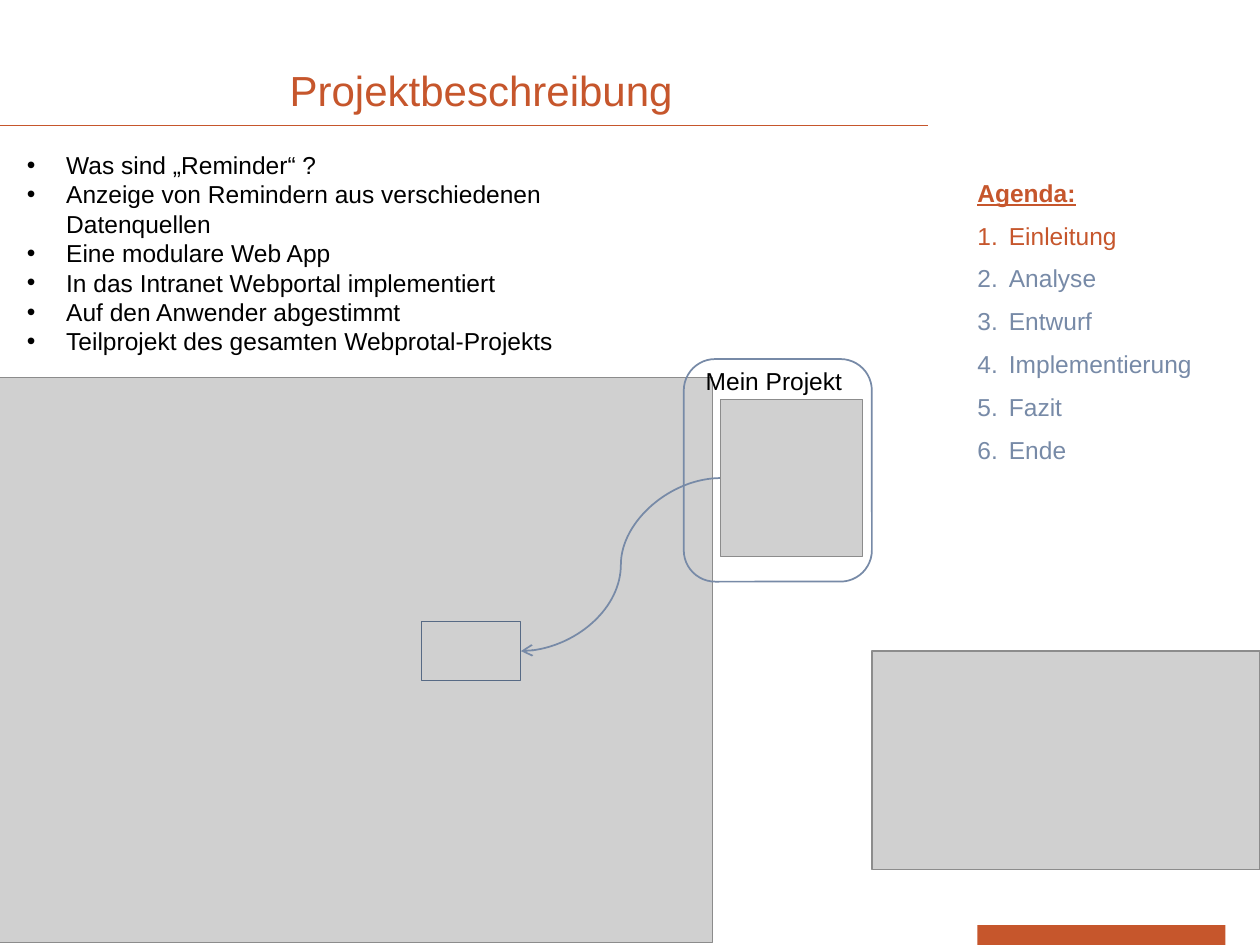
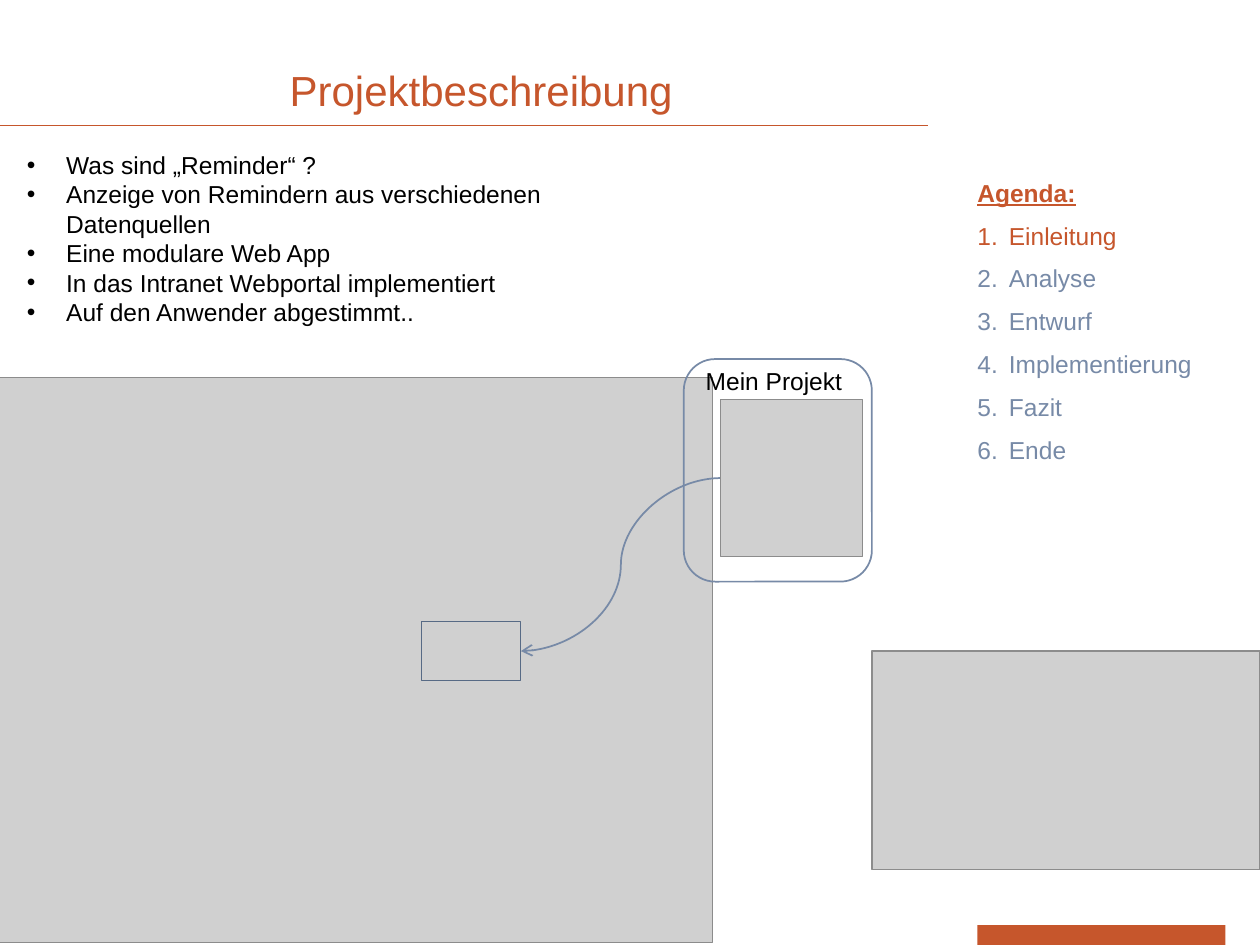
Before and after one commit to devonik/myownpage, a slide deck: slide 3 of PräsentationOhneVideo.pptx. Drawn at 1260x945 pixels with LibreOffice and Linux fonts; fonts in the diff are those of the drawing; grey boxes stand for pictures; background and template pictures are left out. Boxes give left, top, right and bottom in pixels: in the first picture for what was removed or moved away, otherwise in the second. Text is boxed around its words. In the diff, an @@ line names an element or a change of style, - is before the commit and + after.

```diff
--- a/PräsentationOhneVideo.pptx
+++ b/PräsentationOhneVideo.pptx
@@ text at [66, 303, 413, 326]: text changed @@
-• Auf den Anwender abgestimmt
-• Teilprojekt des gesamten Webprotal-Projekts
+• Auf den Anwender abgestimmt..
```
Also in this commit, not shown: 3 other slides changed.
